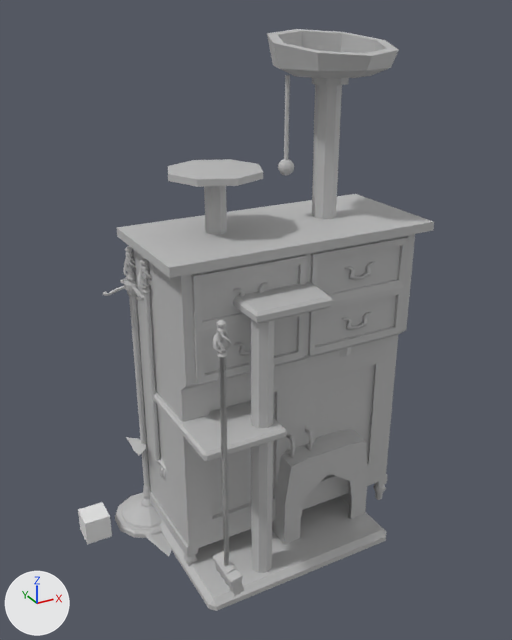
The FBX model Assets/Art/placeholder furnitures/fireplace area/FireplaceTool_broom_Low_Hilda.fbx as it was, and as the next commit left it.
Rendered twice from a 50 mm camera at (-7.6, -23.1, 19.3) aimed at (3.3, -3.2, 9.4). The lights are fixed; the arrows at lower left show +X, +Y and +Z. Where no turn or scale is listed for an object, it has been applied to the vertices.

Objects in the first picture: 'Cube', 'katt16', 'pCube8', 'pCube9', 'pCylinder17', 'pCylinder18', 'pCylinder9', 'pasted__pCube6', 'pasted__pCube7', 'pasted__pCube8', 'shelf body', 'shelf feet', 'smaller_leaf_merge.001'.
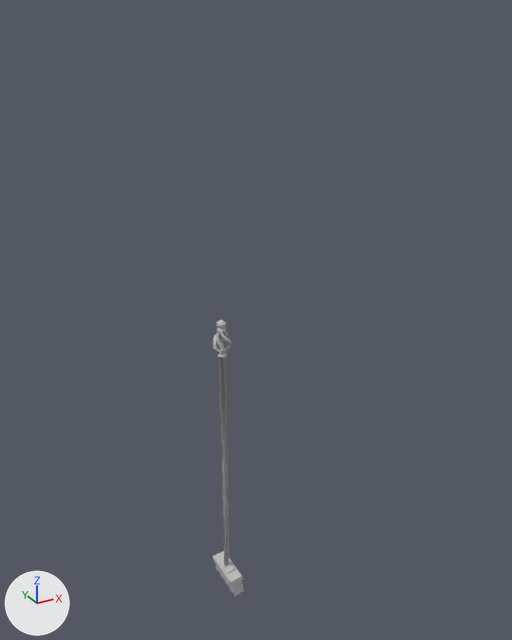
The newer file is also turned or shifted as a whole; pictures and numbers use the older file's frame.

Boxes [x1, y1, x2, y2] around the edits, measured in the pictures (512 x 640 px):
'shelf body', deleted: before [117, 194, 434, 557]
'katt16', deleted: before [153, 29, 399, 611]
'pCylinder9', deleted: before [103, 246, 162, 538]
'pCube8', deleted: before [137, 259, 167, 472]
'Cube', deleted: before [78, 502, 112, 544]
'pasted__pCube8', deleted: before [233, 262, 375, 297]
'smaller_leaf_merge.001', deleted: before [145, 533, 172, 556]
'pasted__pCube7', deleted: before [234, 312, 372, 356]
'pasted__pCube6', deleted: before [285, 425, 313, 458]
'shelf feet', deleted: before [184, 484, 386, 566]
'pCube9', deleted: before [126, 437, 146, 456]
'pCylinder18', deleted: before [123, 252, 136, 282]

The change, as a list of edits to the scene's bpy script:
```text
Remove ob_pasted__pcube6:
    ob_pasted__pcube6 = bpy.data.objects.new('pasted__pCube6', me_mesh_002)
    ob_pasted__pcube6.location = (4.65, -18.58, 0.95)
Remove ob_cube:
    ob_cube = bpy.data.objects.new('Cube', me_cube_001)
    ob_cube.location = (-2.28, 0.0, 0.48)
Remove ob_katt16:
    ob_katt16 = bpy.data.objects.new('katt16', me_mesh_005)
    ob_katt16.location = (3.78, 0.04, 0.0)
Remove ob_pcube8:
    ob_pcube8 = bpy.data.objects.new('pCube8', me_mesh_014)
    ob_pcube8.location = (-0.04, -1.56, 2.31)
Remove ob_pasted__pcube7:
    ob_pasted__pcube7 = bpy.data.objects.new('pasted__pCube7', me_mesh_003)
    ob_pasted__pcube7.location = (4.65, -18.58, 0.95)
Remove ob_pcylinder9:
    ob_pcylinder9 = bpy.data.objects.new('pCylinder9', me_mesh_006)
    ob_pcylinder9.location = (-0.11, 0.01, -0.02)
Remove ob_pcylinder18:
    ob_pcylinder18 = bpy.data.objects.new('pCylinder18', me_mesh_012)
    ob_pcylinder18.location = (-0.07, -0.04, 3.68)
Remove ob_pcube9:
    ob_pcube9 = bpy.data.objects.new('pCube9', me_mesh_013)
    ob_pcube9.location = (-0.06, -0.04, 3.57)
Remove ob_pasted__pcube8:
    ob_pasted__pcube8 = bpy.data.objects.new('pasted__pCube8', me_mesh_004)
    ob_pasted__pcube8.location = (4.65, -18.58, 0.95)
Remove ob_shelf_feet:
    ob_shelf_feet = bpy.data.objects.new('shelf feet', me_mesh_001)
    ob_shelf_feet.location = (4.65, -1.96, 0.0)
Remove ob_shelf_body:
    ob_shelf_body = bpy.data.objects.new('shelf body', me_mesh)
    ob_shelf_body.location = (4.65, -1.96, 6.18)
Remove ob_smaller_leaf_merge_001:
    ob_smaller_leaf_merge_001 = bpy.data.objects.new('smaller_leaf_merge.001', me_mesh_010)
    ob_smaller_leaf_merge_001.location = (0.0, 0.0, 0.0)
```
